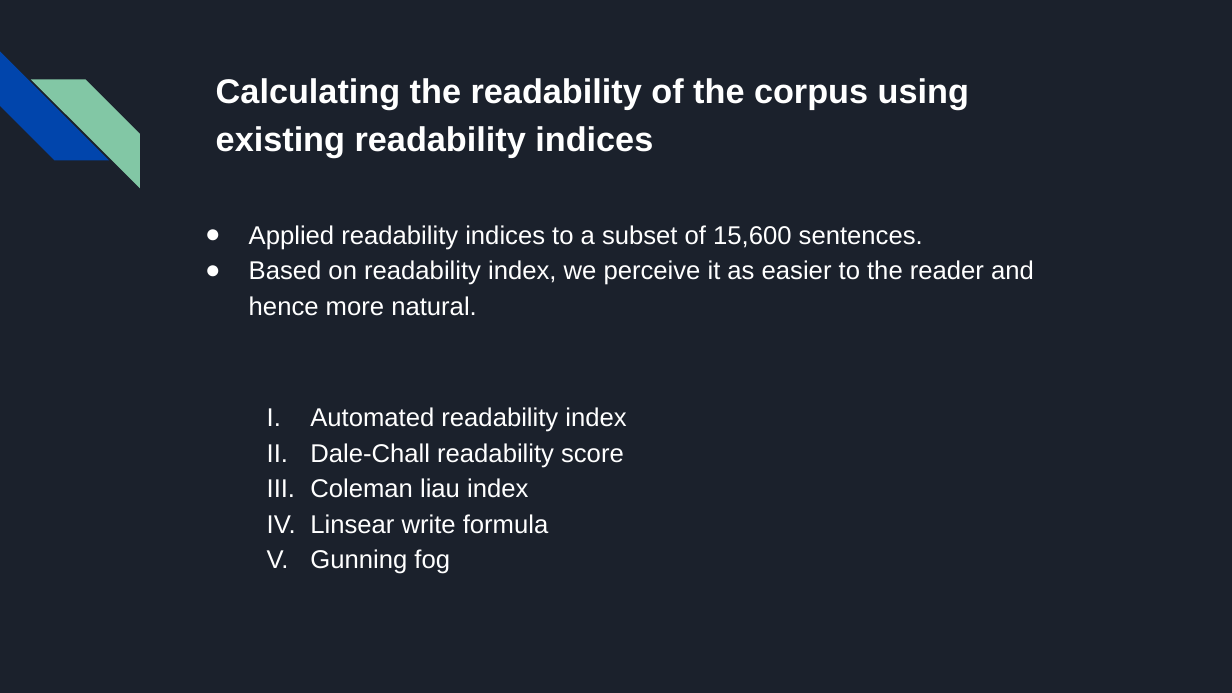
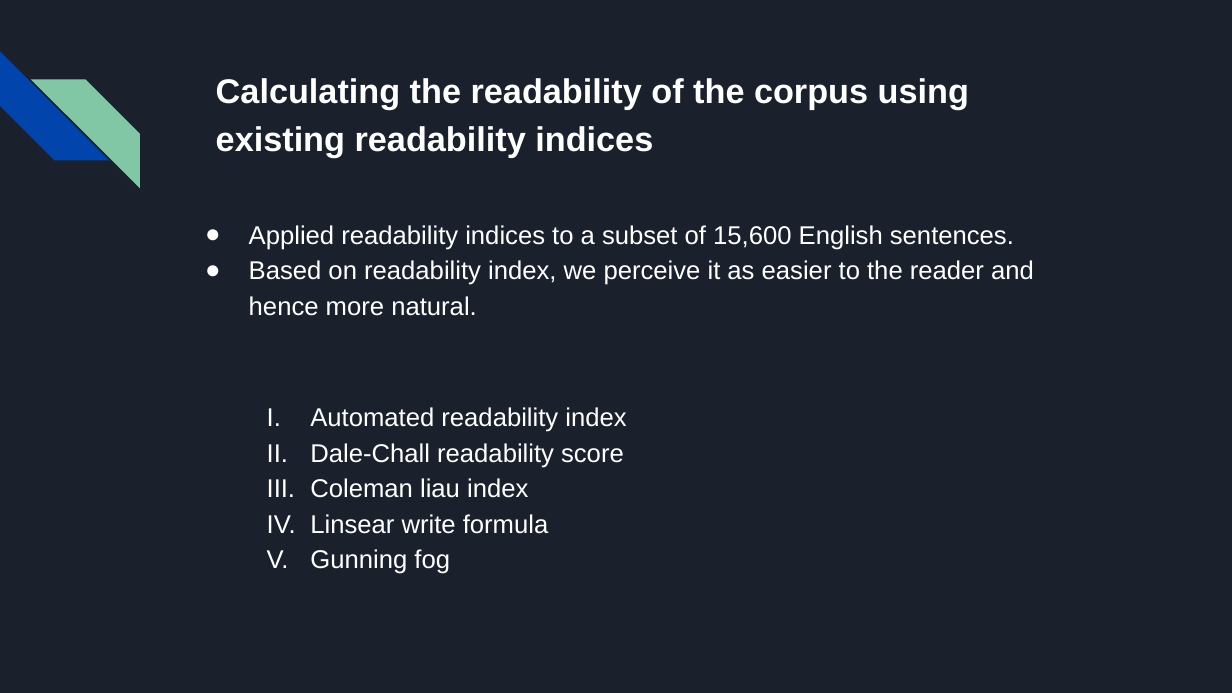
Before and after one commit to anan-123/NLP-PROJECT, a slide deck: slide 6 of report/NLP PROJECT PRESENTATION.pptx. Drawn at 1232x693 pixels with LibreOffice and Linux fonts; fonts in the diff are those of the drawing. Boxes give left, top, right and bottom in pixels: in the first picture for what was removed or moved away, otherwise in the second. Text is boxed around its words. In the diff, an @@ line names an element or a change of style, - is before the commit and + after.

```diff
--- a/report/NLP PROJECT PRESENTATION.pptx
+++ b/report/NLP PROJECT PRESENTATION.pptx
@@ text at [249,225,1014,250]: text changed @@
-● Applied readability indices to a subset of 15,600 sentences.
+● Applied readability indices to a subset of 15,600 English sentences.
```
Also in this commit, not shown: 6 other slides changed, 1 other file.
